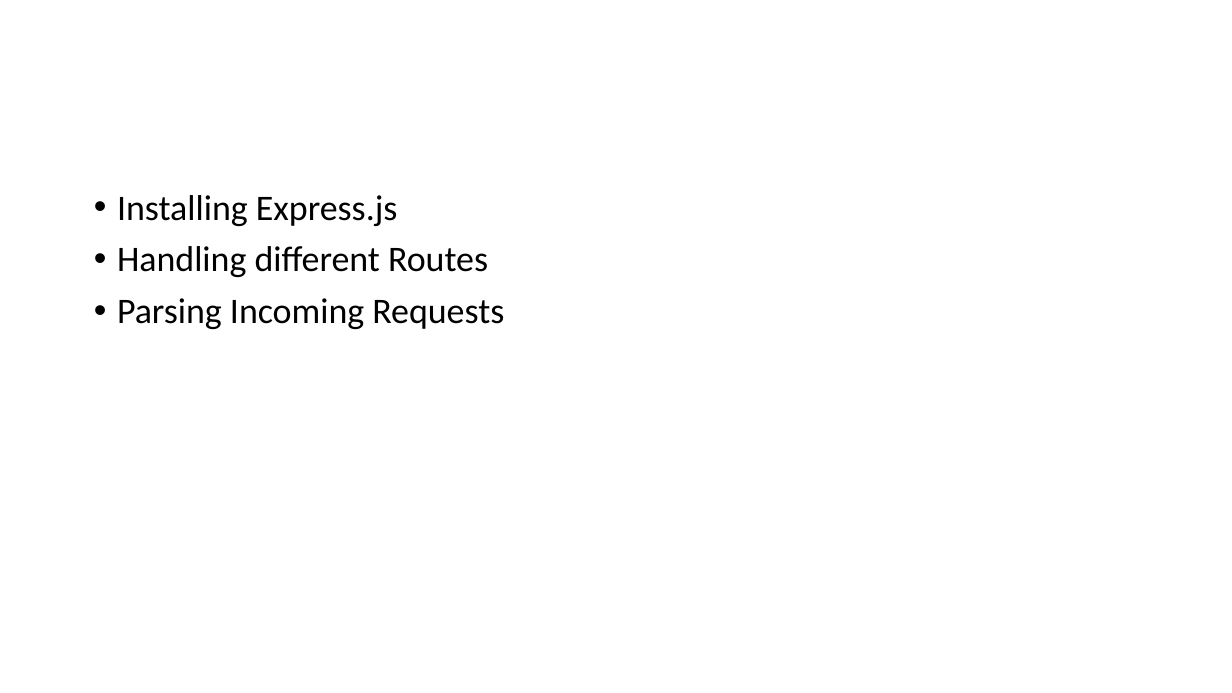
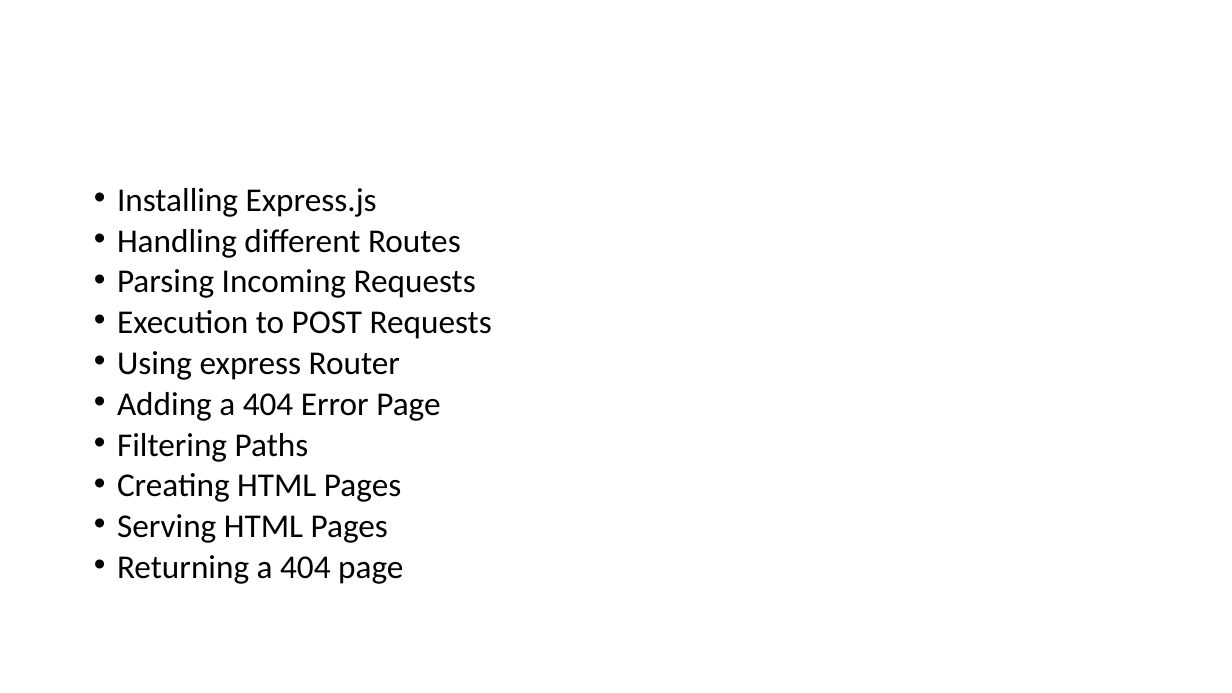
Before and after one commit to PiyushChaturvedii/Batch04, a slide deck: slide 51 of What is Node.pptx. Drawn at 1232x693 pixels with LibreOffice and Linux fonts; fonts in the diff are those of the drawing. Boxes give left, top, right and bottom in pixels: in the first picture for what was removed or moved away, otherwise in the second. Text is boxed around its words. In the diff, an @@ line names an element or a change of style, - is before the commit and + after.

Commit message:
expressRouting

```diff
--- a/What is Node.pptx
+++ b/What is Node.pptx
@@ text at (x1=117, y1=188, x2=476, y2=298): size 28 to 25.9 pt in "Installing Express.js", "Handling different Routes", "Parsing Incoming Requests"; line spacing 0.9 to 0.7 @@
@@ text at (x1=117, y1=310, x2=492, y2=584): paragraphs added @@
+• Execution to POST Requests
+• Using express Router
+• Adding a 404 Error Page
+• Filtering Paths
+• Creating HTML Pages
+• Serving HTML Pages
+• Returning a 404 page
```
Also in this commit, not shown: 9 other files.
